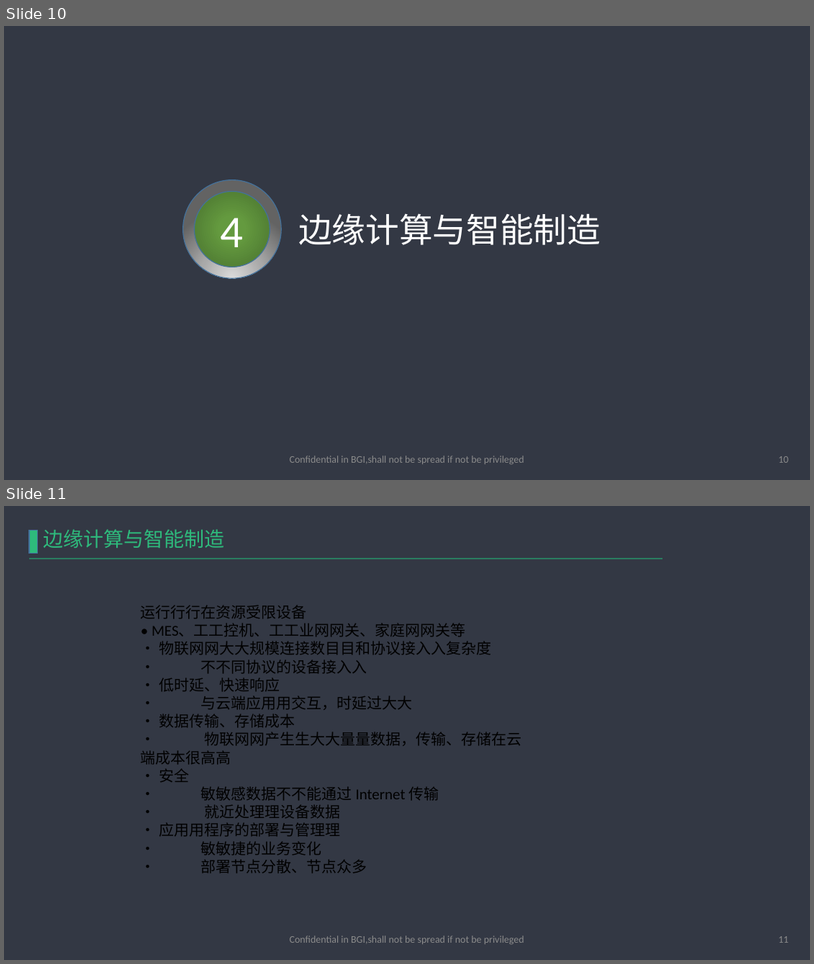
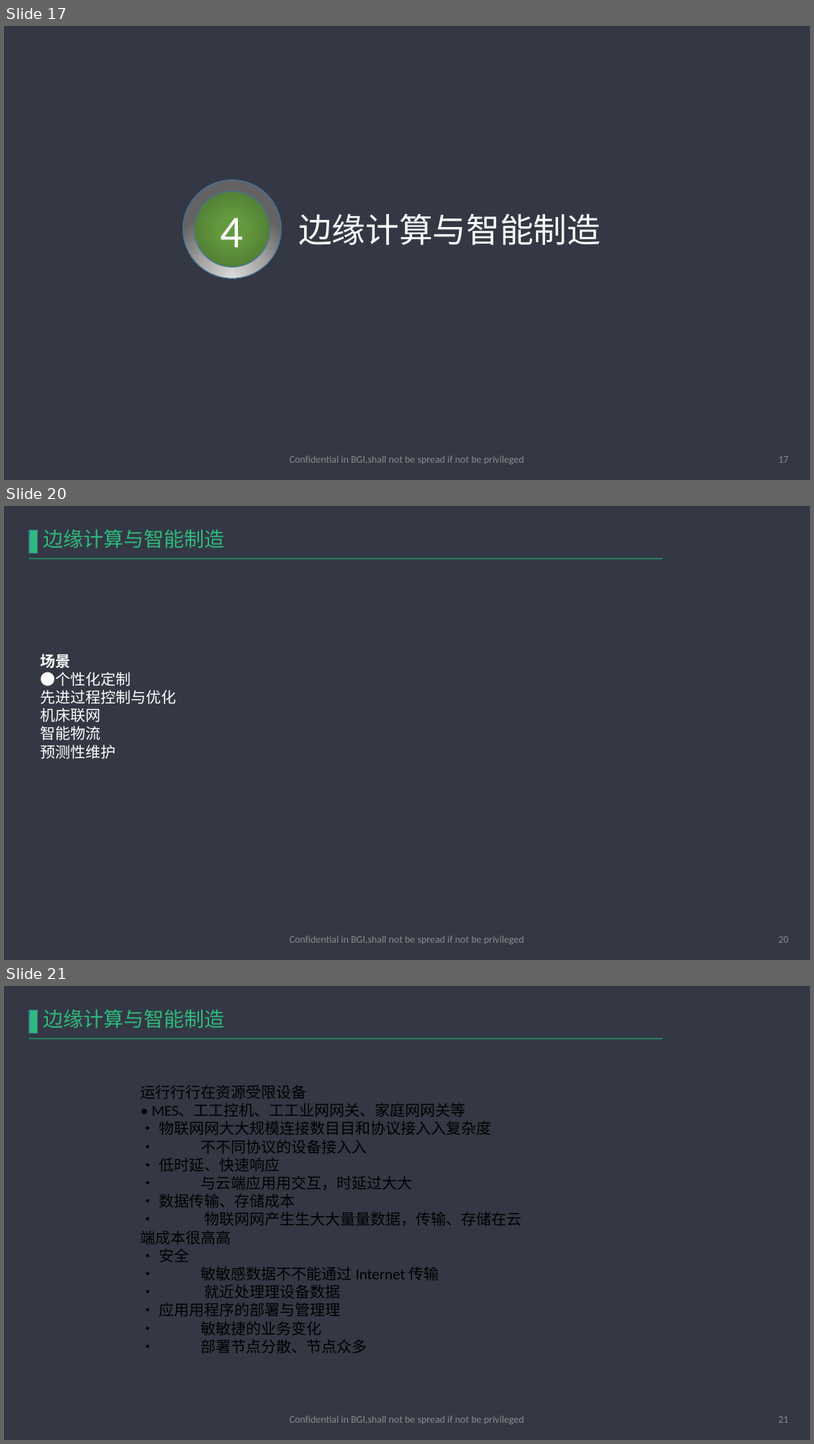
Before and after one commit to haobolicpp/EdgeComputing, a slide deck: 边缘计算.pptx. Shown one above the other, each under a label of ours: slides 10 and 11 before the commit, slides 17, 20 and 21 after it; the slides between them are not shown. The pictures are 814x964 and 814x1444 pixels, drawn with LibreOffice and Linux fonts; fonts in the diff are those of the drawing; background and template pictures are left out. Boxes give left, top, right and bottom in pixels: in the first picture for what was removed or moved away, otherwise in the second. Text is boxed around its words. In the diff, an @@ line names an element or a change of style, - is before the commit and + after.

```diff
--- a/边缘计算.pptx
+++ b/边缘计算.pptx
@@ slide 20 added at (x1=4, y1=506, x2=810, y2=960), background #333844; not listed: 2 template elements that a slide beside it also shows @@
@@ text added at (x1=44, y1=529, x2=225, y2=548), 24 pt, text #2EBA7C @@
+边缘计算与智能制造
@@ text added at (x1=41, y1=654, x2=177, y2=759), 18 pt, text #FFFFFF @@
+场景
+●个性化定制
+先进过程控制与优化
+机床联网
+智能物流
+预测性维护
@@ text added at (x1=290, y1=935, x2=525, y2=944), 12 pt, text #8C8C8C @@
+Confidential in BGI,shall not be spread if not be privileged
@@ page number added at (x1=779, y1=936, x2=789, y2=942), 12 pt, text #8C8C8C @@
+20
@@ what was slide 10 is now slide 17 @@
@@ page number at (x1=779, y1=456, x2=789, y2=462): text changed @@
-10
+17
@@ what was slide 11 is now slide 21 @@
@@ page number at (x1=779, y1=1416, x2=789, y2=1422): text changed @@
-11
+21
```
Also in this commit, not shown: 7 slides changed, 9 other slides added, 3 other files.
